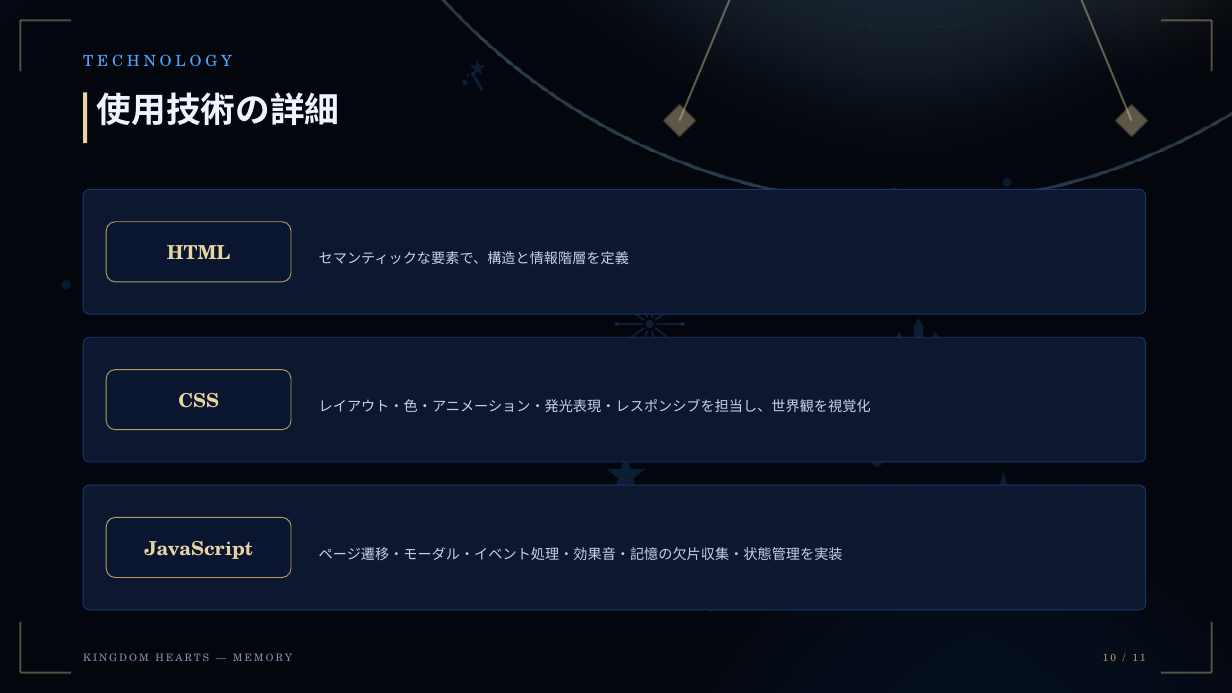
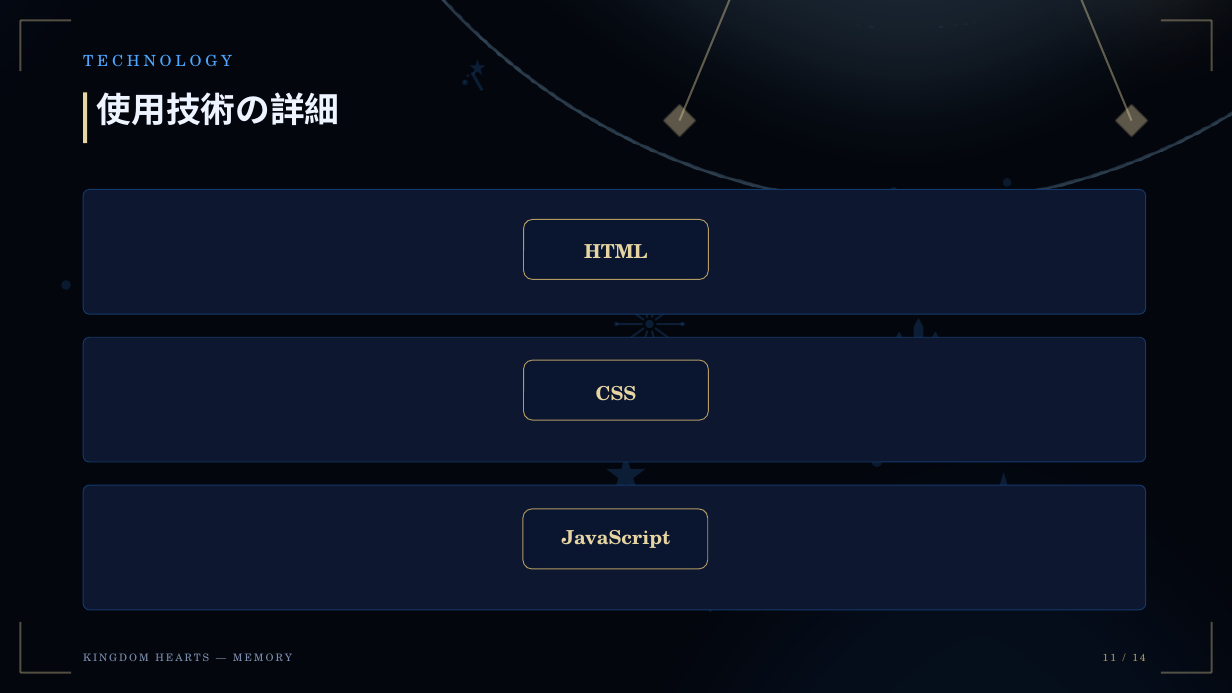
Before and after one commit to LXirgil/kh_mem, a slide deck: slide 11 of KINGDOM HEARTS — MEMORY_企画書.pptx (slide 10 before the commit). Drawn at 1232x693 pixels with LibreOffice and Linux fonts; fonts in the diff are those of the drawing. Boxes give left, top, right and bottom in pixels: in the first picture for what was removed or moved away, otherwise in the second. Text is boxed around its words. In the diff, an @@ line names an element or a change of style, - is before the commit and + after.

```diff
--- a/KINGDOM HEARTS — MEMORY_企画書.pptx
+++ b/KINGDOM HEARTS — MEMORY_企画書.pptx
@@ text "HTML" moved from (x1=167, y1=245, x2=230, y2=259) to (x1=584, y1=244, x2=647, y2=258) @@
@@ rounded rectangle moved from (x1=106, y1=222, x2=291, y2=282) to (x1=524, y1=219, x2=709, y2=279) @@
@@ text removed at (x1=319, y1=251, x2=629, y2=264) @@
-セマンティックな要素で、構造と情報階層を定義
@@ text "CSS" moved from (x1=178, y1=393, x2=219, y2=408) to (x1=596, y1=386, x2=637, y2=401) @@
@@ rounded rectangle moved from (x1=106, y1=370, x2=291, y2=430) to (x1=524, y1=360, x2=709, y2=421) @@
@@ text removed at (x1=319, y1=399, x2=871, y2=412) @@
-レイアウト・色・アニメーション・発光表現・レスポンシブを担当し、世界観を視覚化
@@ rounded rectangle moved from (x1=106, y1=518, x2=291, y2=578) to (x1=523, y1=509, x2=708, y2=569) @@
@@ text "JavaScript" moved from (x1=144, y1=541, x2=253, y2=559) to (x1=562, y1=530, x2=671, y2=548) @@
@@ text removed at (x1=319, y1=547, x2=843, y2=560) @@
-ページ遷移・モーダル・イベント処理・効果音・記憶の欠片収集・状態管理を実装
@@ text at (x1=1103, y1=654, x2=1145, y2=661): text changed @@
-10 / 11
+11 / 14
```
Also in this commit, not shown: 10 other slides changed, 3 slides added.
